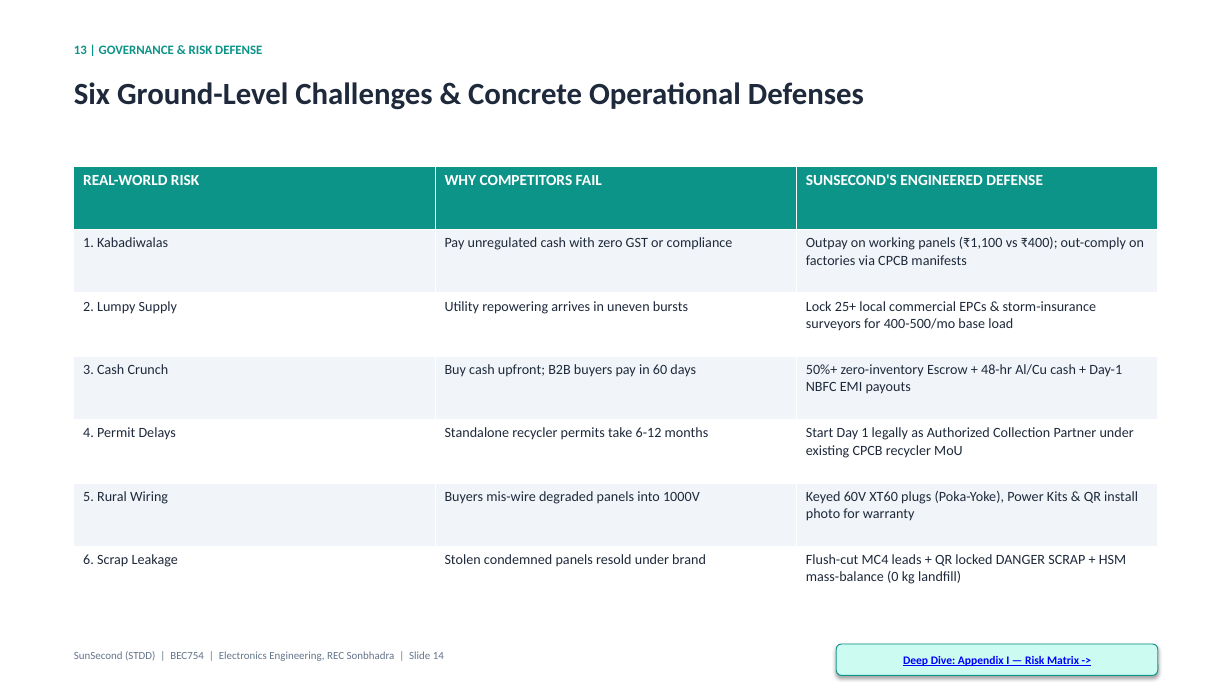
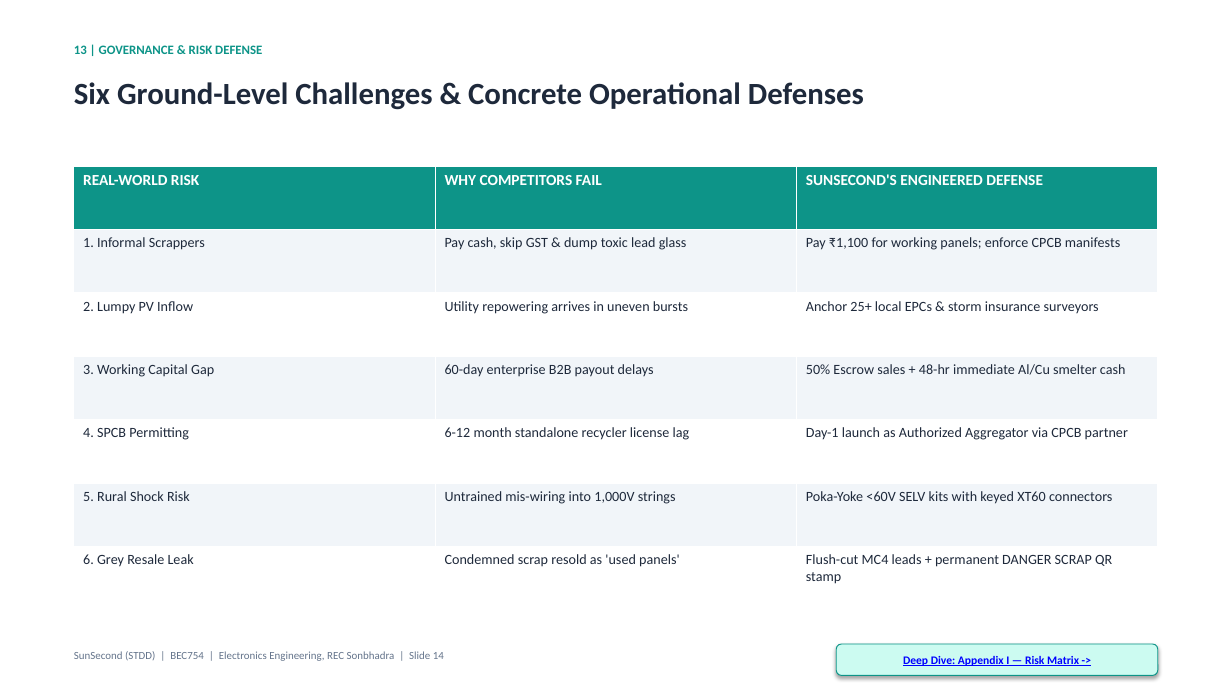
Before and after one commit to iamneerajverma001/SunSecond, a slide deck: slide 14 of SunSecond_STDD_Executive_Pitch_Deck.pptx. Drawn at 1232x693 pixels with LibreOffice and Linux fonts; fonts in the diff are those of the drawing. Boxes give left, top, right and bottom in pixels: in the first picture for what was removed or moved away, otherwise in the second. Text is boxed around its words. In the diff, an @@ line names an element or a change of style, - is before the commit and + after.

```diff
--- a/SunSecond_STDD_Executive_Pitch_Deck.pptx
+++ b/SunSecond_STDD_Executive_Pitch_Deck.pptx
@@ table at bbox=[74, 166, 1158, 610] @@
-row 2: 1. Kabadiwalas | Pay unregulated cash with zero GST or compliance | Outpay on working panels (₹1,100 vs ₹400); out-comply on factories via CPCB manifests
+row 2: 1. Informal Scrappers | Pay cash, skip GST & dump toxic lead glass | Pay ₹1,100 for working panels; enforce CPCB manifests
-row 3, column 1: 2. Lumpy Supply
+row 3, column 1: 2. Lumpy PV Inflow
-row 3, column 3: Lock 25+ local commercial EPCs & storm-insurance surveyors for 400-500/mo base load
+row 3, column 3: Anchor 25+ local EPCs & storm insurance surveyors
-row 4: 3. Cash Crunch | Buy cash upfront; B2B buyers pay in 60 days | 50%+ zero-inventory Escrow + 48-hr Al/Cu cash + Day-1 NBFC EMI payouts
+row 4: 3. Working Capital Gap | 60-day enterprise B2B payout delays | 50% Escrow sales + 48-hr immediate Al/Cu smelter cash
-row 5: 4. Permit Delays | Standalone recycler permits take 6-12 months | Start Day 1 legally as Authorized Collection Partner under existing CPCB recycler MoU
+row 5: 4. SPCB Permitting | 6-12 month standalone recycler license lag | Day-1 launch as Authorized Aggregator via CPCB partner
-row 6: 5. Rural Wiring | Buyers mis-wire degraded panels into 1000V | Keyed 60V XT60 plugs (Poka-Yoke), Power Kits & QR install photo for warranty
+row 6: 5. Rural Shock Risk | Untrained mis-wiring into 1,000V strings | Poka-Yoke <60V SELV kits with keyed XT60 connectors
-row 7: 6. Scrap Leakage | Stolen condemned panels resold under brand | Flush-cut MC4 leads + QR locked DANGER SCRAP + HSM mass-balance (0 kg landfill)
+row 7: 6. Grey Resale Leak | Condemned scrap resold as 'used panels' | Flush-cut MC4 leads + permanent DANGER SCRAP QR stamp
```
Also in this commit, not shown: 3 other slides changed.
